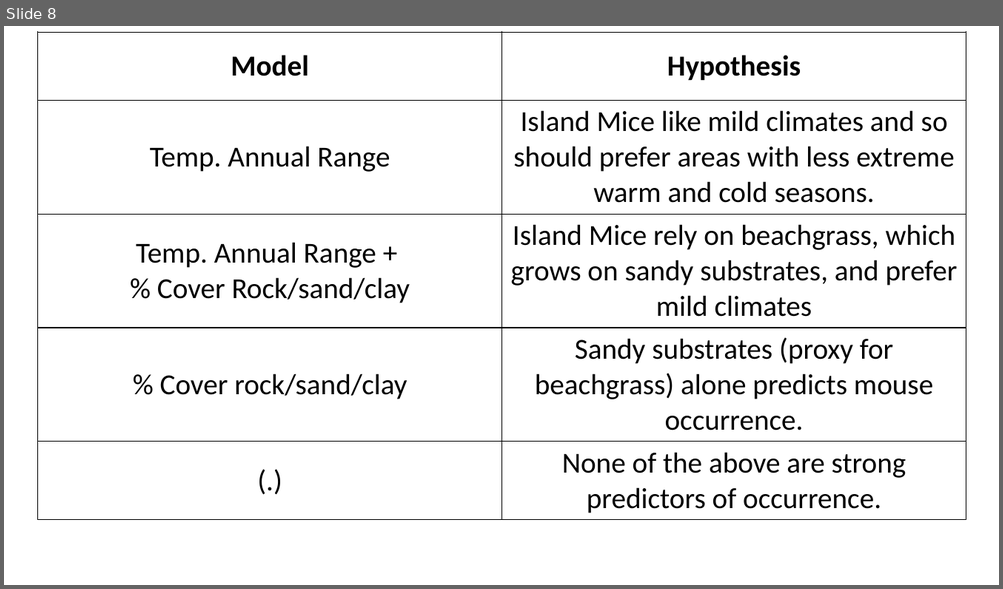
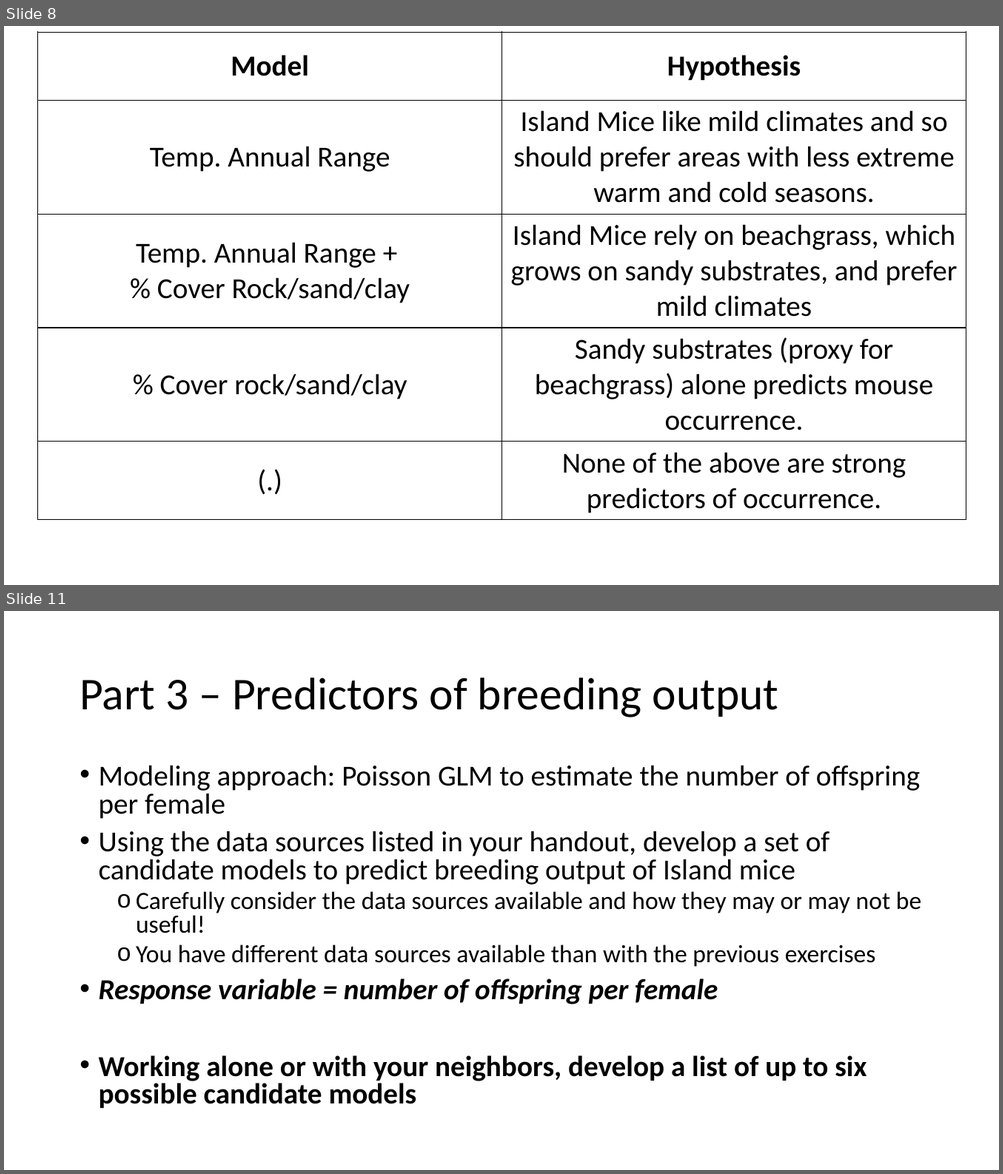
Before and after one commit to annamtucker/ssa-200, a slide deck: static/activities/activity-1.pptx. Shown one above the other, each under a label of ours: slide 8 before the commit, slides 8 and 11 after it; the slides between them are not shown. The pictures are 1003x589 and 1003x1174 pixels, drawn with LibreOffice and Linux fonts; fonts in the diff are those of the drawing; background and template pictures are left out. Boxes give left, top, right and bottom in pixels: in the first picture for what was removed or moved away, otherwise in the second. Text is boxed around its words. In the diff, an @@ line names an element or a change of style, - is before the commit and + after.

```diff
--- a/static/activities/activity-1.pptx
+++ b/static/activities/activity-1.pptx
@@ slide 11 added at (x1=4, y1=611, x2=999, y2=1170), background #FFFFFF @@
@@ title added at (x1=79, y1=678, x2=779, y2=718), 44 pt, text #000000 @@
+Part 3 – Predictors of breeding output
@@ text added at (x1=99, y1=765, x2=921, y2=1108), 28 pt, text #000000 @@
+• Modeling approach: Poisson GLM to estimate the number of offspring per female
+• Using the data sources listed in your handout, develop a set of candidate models to predict breeding output of Island mice
+  o Carefully consider the data sources available and how they may or may not be useful!
+  o You have different data sources available than with the previous exercises
+• Response variable = number of offspring per female
+• Working alone or with your neighbors, develop a list of up to six possible candidate models
```
Also in this commit, not shown: 1 slide changed, 4 other slides added, 2 other files.
